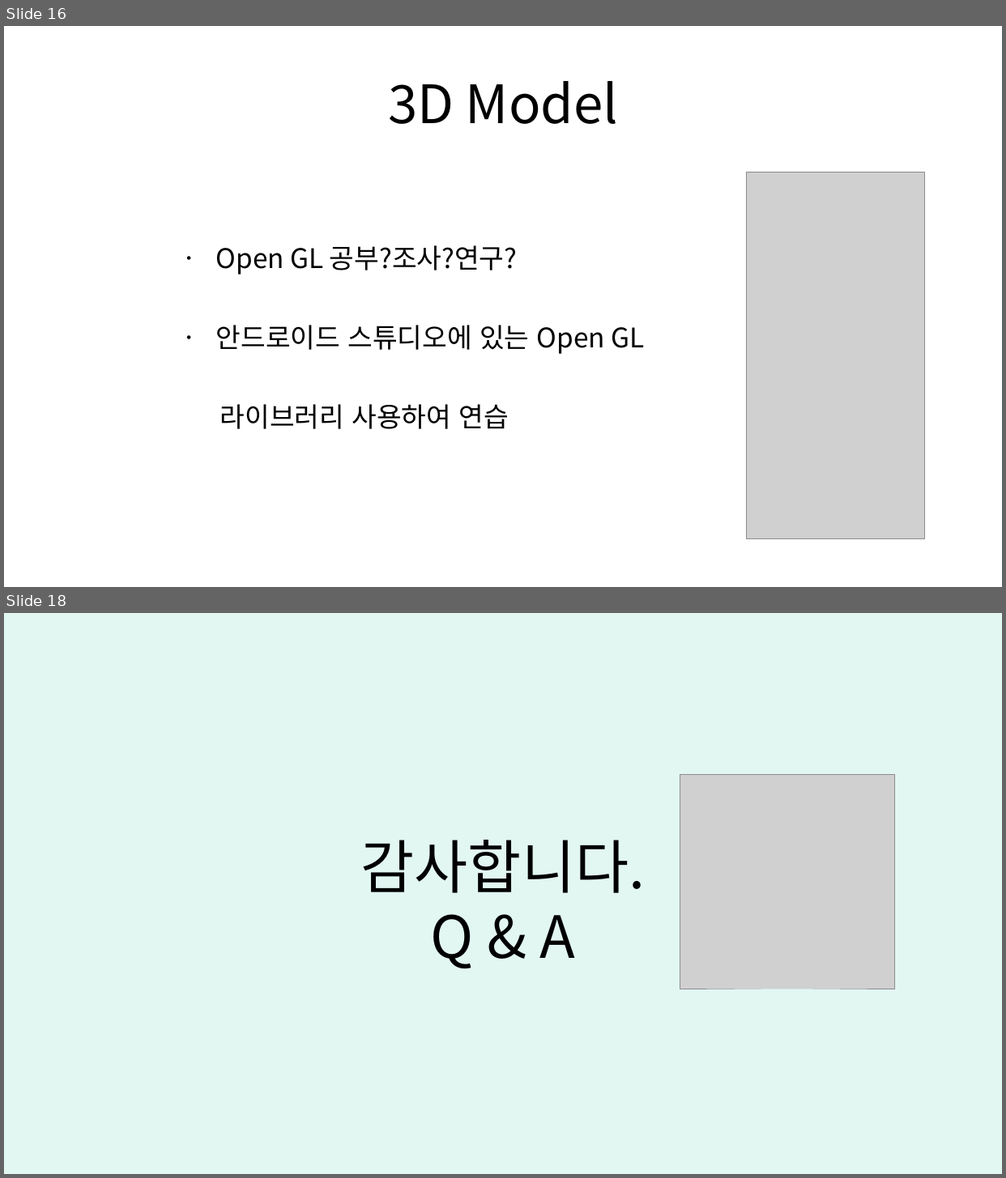
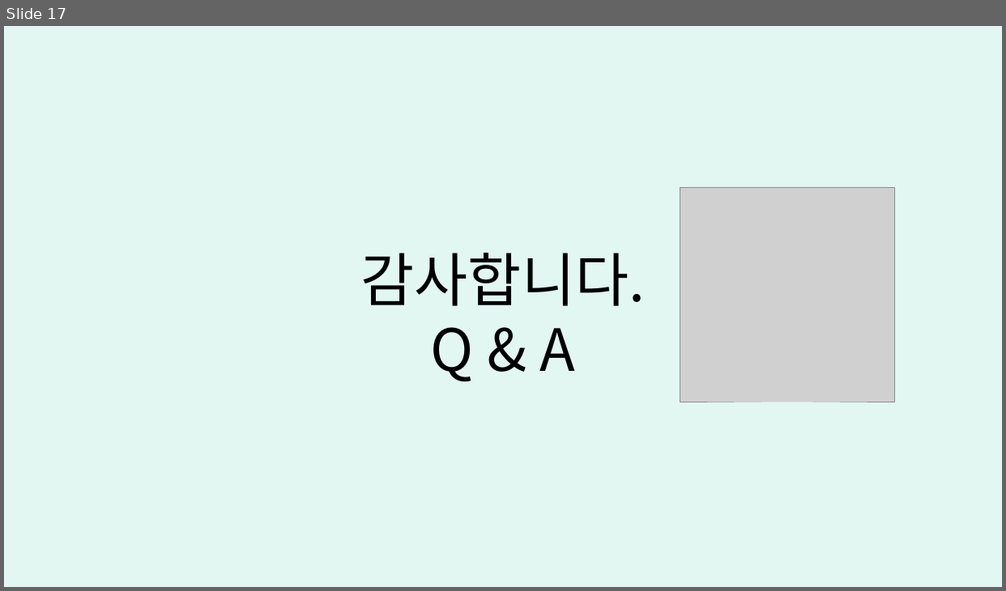
Before and after one commit to Team-Achi/Docs, a slide deck: PPT/캡스톤디자인_5주차 발표자료_5조.pptx. Shown one above the other, each under a label of ours: slides 16 and 18 before the commit, slide 17 after it; the slides between them are not shown. The pictures are 1006x1178 and 1006x591 pixels, drawn with LibreOffice and Linux fonts; fonts in the diff are those of the drawing; grey boxes stand for pictures. Boxes give left, top, right and bottom in pixels: in the first picture for what was removed or moved away, otherwise in the second. Text is boxed around its words. In the diff, an @@ line names an element or a change of style, - is before the commit and + after.

Commit message:
Update 3d model content

```diff
--- a/PPT/캡스톤디자인_5주차 발표자료_5조.pptx
+++ b/PPT/캡스톤디자인_5주차 발표자료_5조.pptx
@@ slide 16 removed at [4, 26, 1002, 587], background #FFFFFF @@
@@ title removed at [388, 81, 618, 124] @@
-3D Model
@@ picture removed at [746, 172, 924, 539] @@
@@ text removed at [216, 246, 644, 429] @@
-• Open GL 공부?조사?연구?
-• 안드로이드 스튜디오에 있는 Open GL
-라이브러리 사용하여 연습
@@ what was slide 18 is now slide 17 @@
```
Also in this commit, not shown: 2 slides changed.
